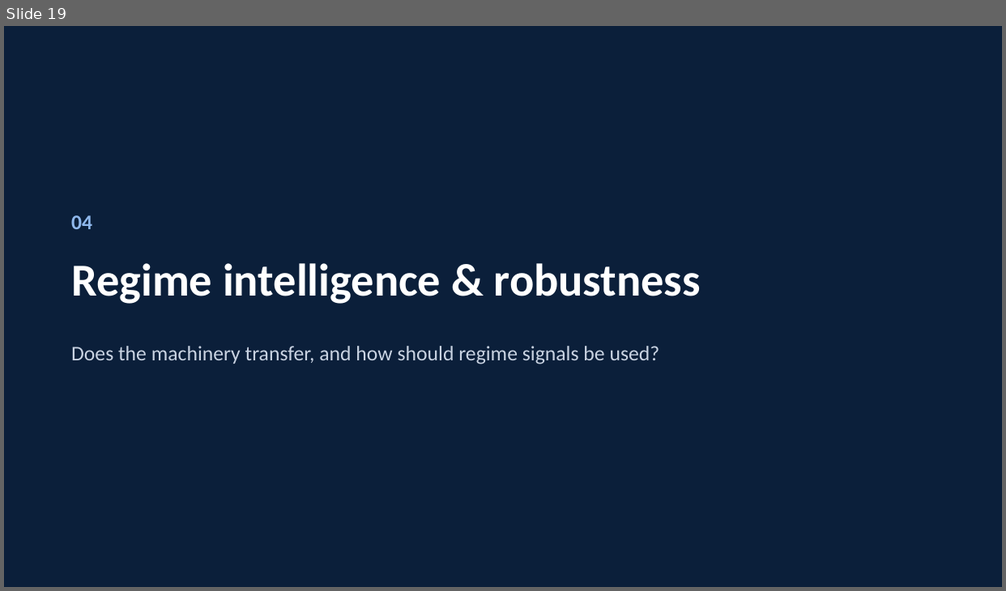
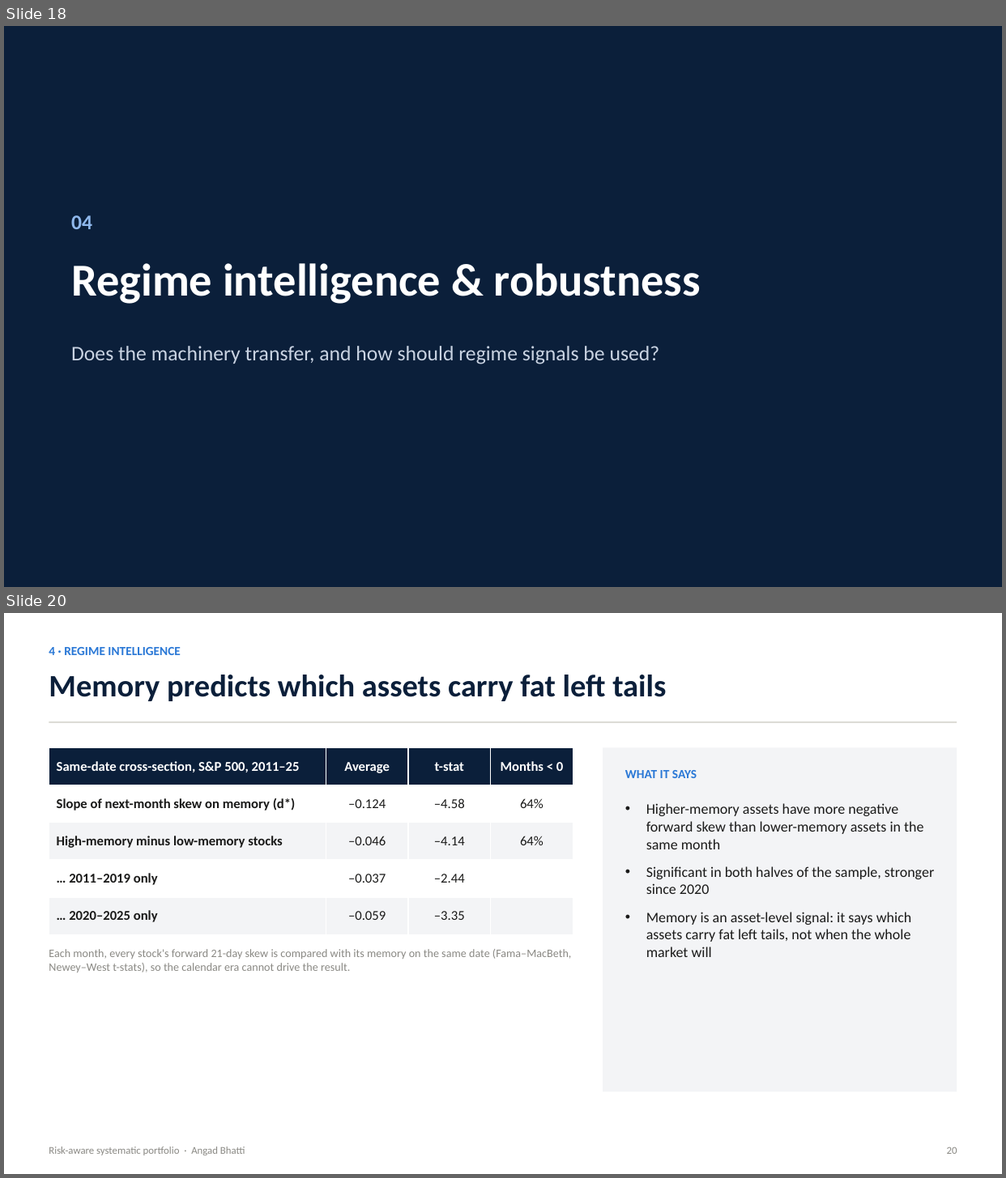
Before and after one commit to Abhatti-123123/carver, a slide deck: carver_presentation.pptx. Shown one above the other, each under a label of ours: slide 19 before the commit, slides 18 and 20 after it; the slides between them are not shown. The pictures are 1006x591 and 1006x1178 pixels, drawn with LibreOffice and Linux fonts; fonts in the diff are those of the drawing. Boxes give left, top, right and bottom in pixels: in the first picture for what was removed or moved away, otherwise in the second. Text is boxed around its words. In the diff, an @@ line names an element or a change of style, - is before the commit and + after.

```diff
--- a/carver_presentation.pptx
+++ b/carver_presentation.pptx
@@ slide 20 added at (x1=4, y1=613, x2=1002, y2=1174), background #FFFFFF @@
@@ text added at (x1=49, y1=647, x2=180, y2=655), 12 pt, text #2A78D6, bold @@
+4 · REGIME INTELLIGENCE
@@ text added at (x1=49, y1=675, x2=666, y2=701), 30 pt, text #0B1F3A, bold @@
+Memory predicts which assets carry fat left tails
@@ rectangle added at (x1=49, y1=722, x2=957, y2=723), fill #DDDCD6 @@
@@ table added at (x1=49, y1=747, x2=573, y2=935), 5 rows, 4 columns @@
+Same-date cross-section, S&P 500, 2011–25 | Average | t-stat | Months < 0
+Slope of next-month skew on memory (d*) | –0.124 | –4.58 | 64%
+High-memory minus low-memory stocks | –0.046 | –4.14 | 64%
+… 2011–2019 only | –0.037 | –2.44 | 
+… 2020–2025 only | –0.059 | –3.35 | 
@@ rectangle added at (x1=603, y1=747, x2=957, y2=1093), fill #F3F4F6 @@
@@ text added at (x1=625, y1=770, x2=697, y2=778), 12 pt, text #2A78D6, bold @@
+WHAT IT SAYS
@@ text added at (x1=646, y1=803, x2=934, y2=957), 14 pt, text #1A1A19 @@
+• Higher-memory assets have more negative forward skew than lower-memory assets in the same month
+• Significant in both halves of the sample, stronger since 2020
+• Memory is an asset-level signal: it says which assets carry fat left tails, not when the whole market will
@@ text added at (x1=49, y1=949, x2=571, y2=973), 11 pt, text #8A8984 @@
+Each month, every stock's forward 21-day skew is compared with its memory on the same date (Fama–MacBeth, Newey–West t-stats), so the calendar era cannot drive the result.
@@ text added at (x1=49, y1=1147, x2=245, y2=1156), 10 pt, text #8A8984 @@
+Risk-aware systematic portfolio · Angad Bhatti
@@ text added at (x1=947, y1=1148, x2=957, y2=1154), 10 pt, text #8A8984 @@
+20
@@ what was slide 19 is now slide 18 @@
```
Also in this commit, not shown: 13 slides changed, 1 slide removed, 4 other files.
